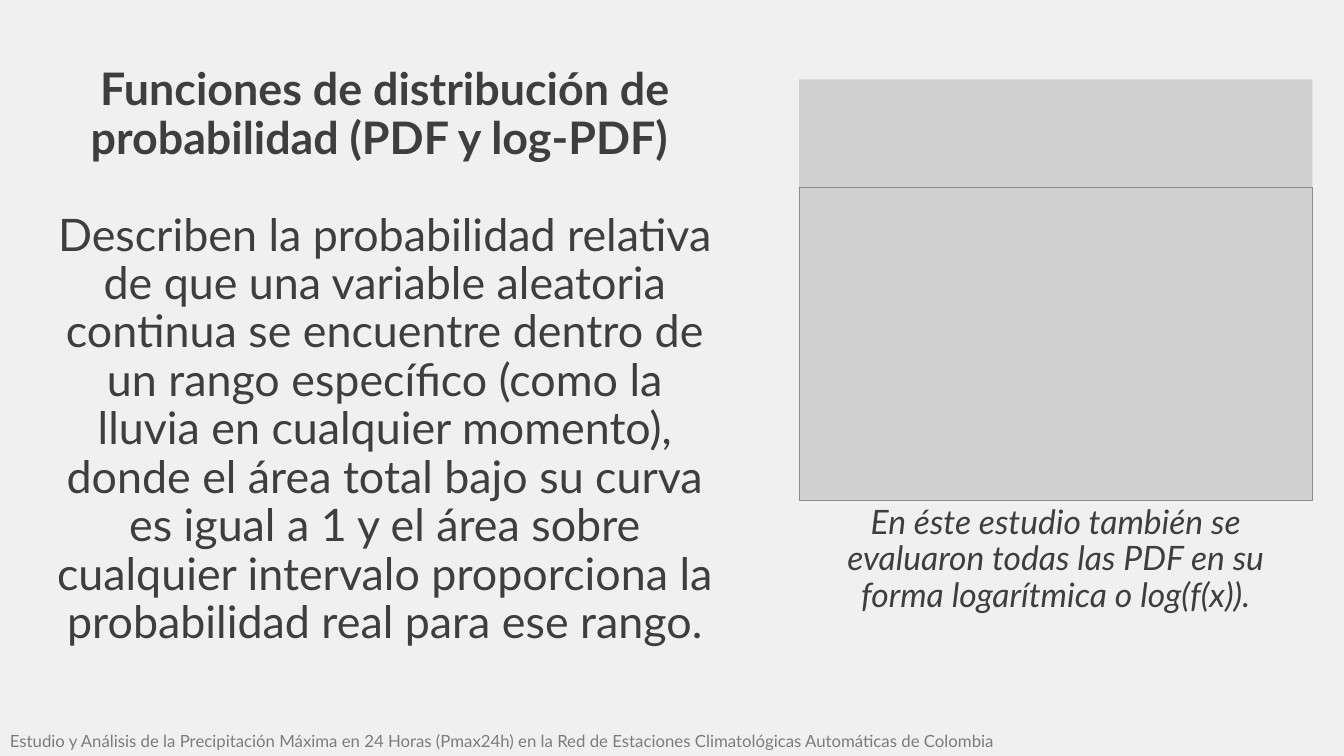
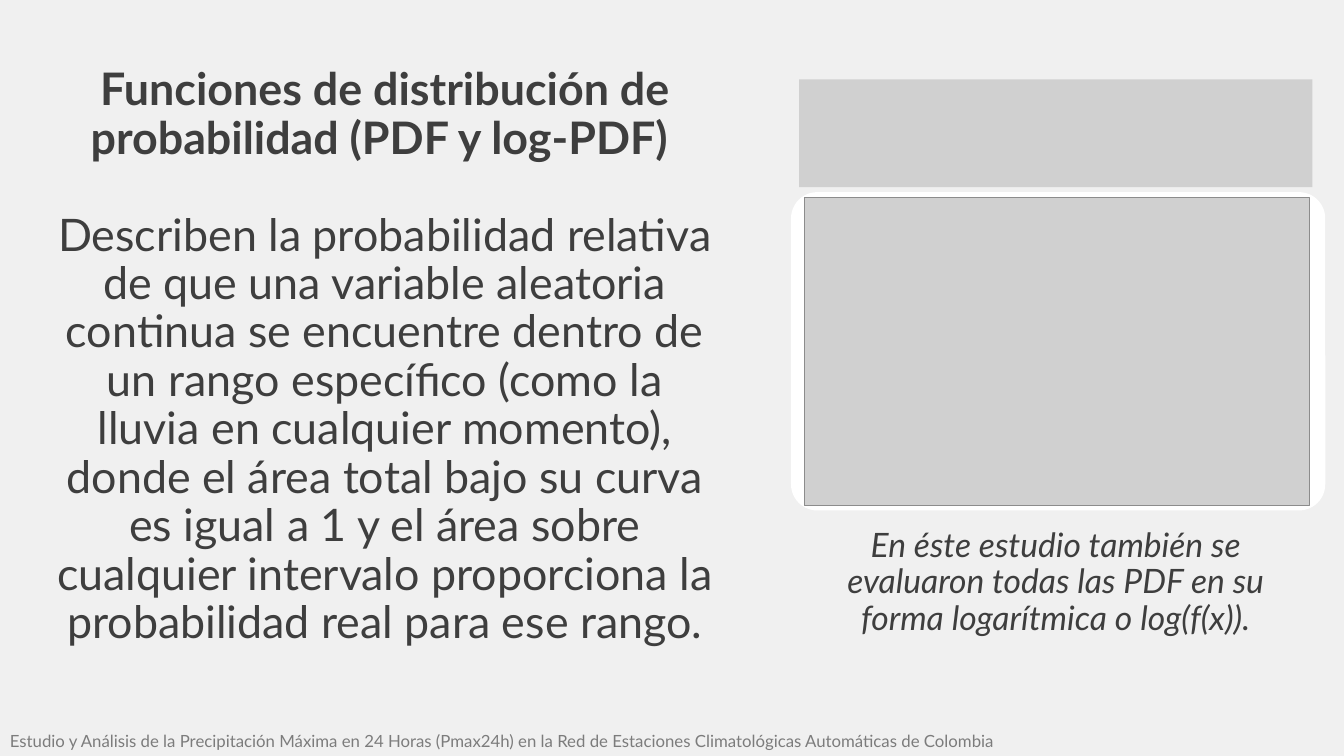
Before and after one commit to rcfdtools/R.HydroTools, a slide deck: slide 5 of tool/PMP/file/report/SCI_XXVI_SNHH26_Presentacion_PMax24HAutomColombia_v1.pptx. Drawn at 1344x756 pixels with LibreOffice and Linux fonts; fonts in the diff are those of the drawing; grey boxes stand for pictures. Boxes give left, top, right and bottom in pixels: in the first picture for what was removed or moved away, otherwise in the second. Text is boxed around its words. In the diff, an @@ line names an element or a change of style, - is before the commit and + after.

```diff
--- a/tool/PMP/file/report/SCI_XXVI_SNHH26_Presentacion_PMax24HAutomColombia_v1.pptx
+++ b/tool/PMP/file/report/SCI_XXVI_SNHH26_Presentacion_PMax24HAutomColombia_v1.pptx
@@ rounded rectangle added at (791,193,1326,511), fill #FFFFFF @@
@@ picture: place and size @@
-picture at (800,188,1313,501)
+picture at (805,198,1310,506)
@@ text "En éste estudio también se ...": place and size @@
-text "En éste estudio también se ..." at (847,509,1264,613)
+text "En éste estudio también se ..." at (847,532,1264,636)
```
Also in this commit, not shown: 5 other slides changed, 7 slides added, 1 other file.
